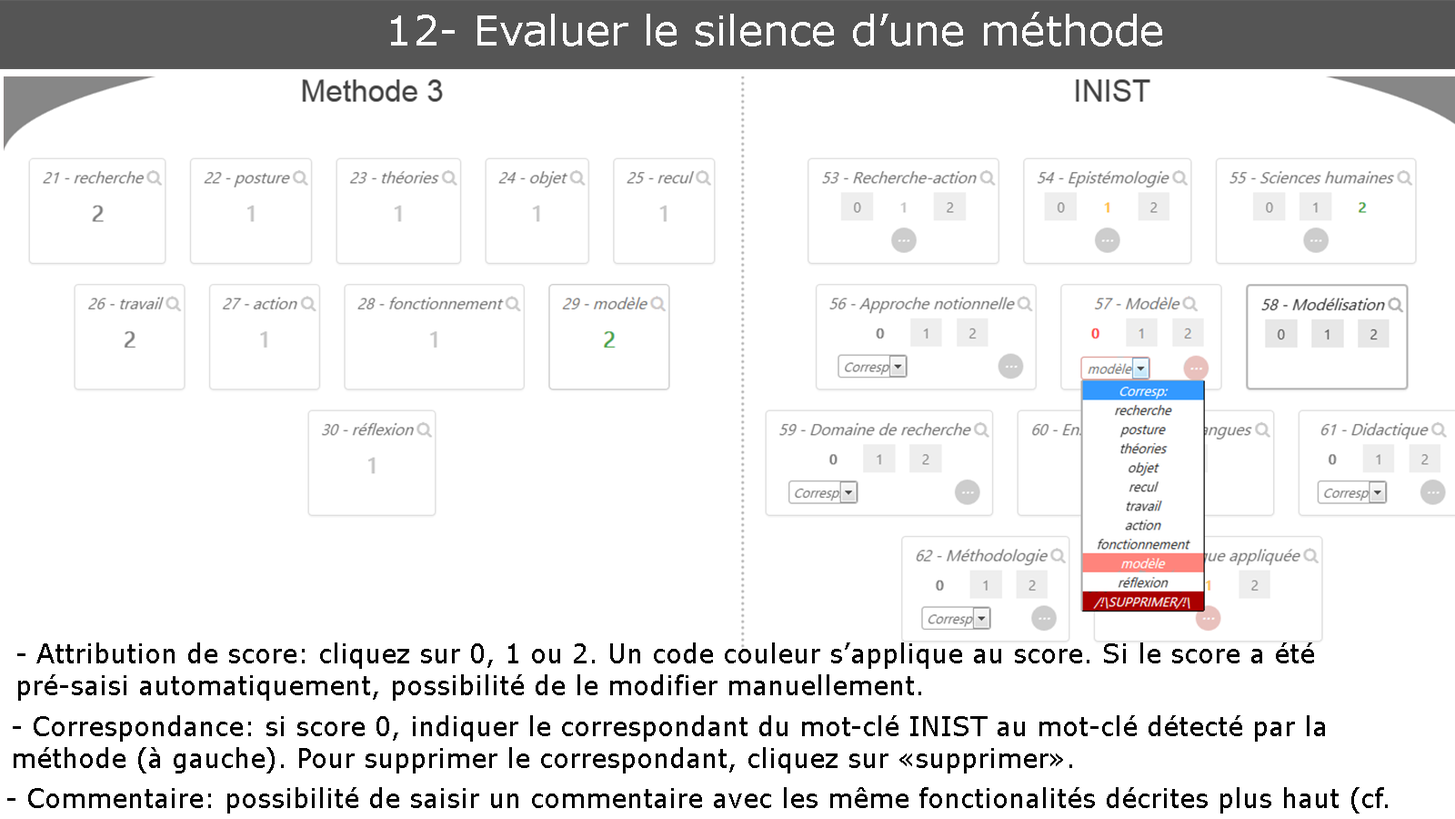
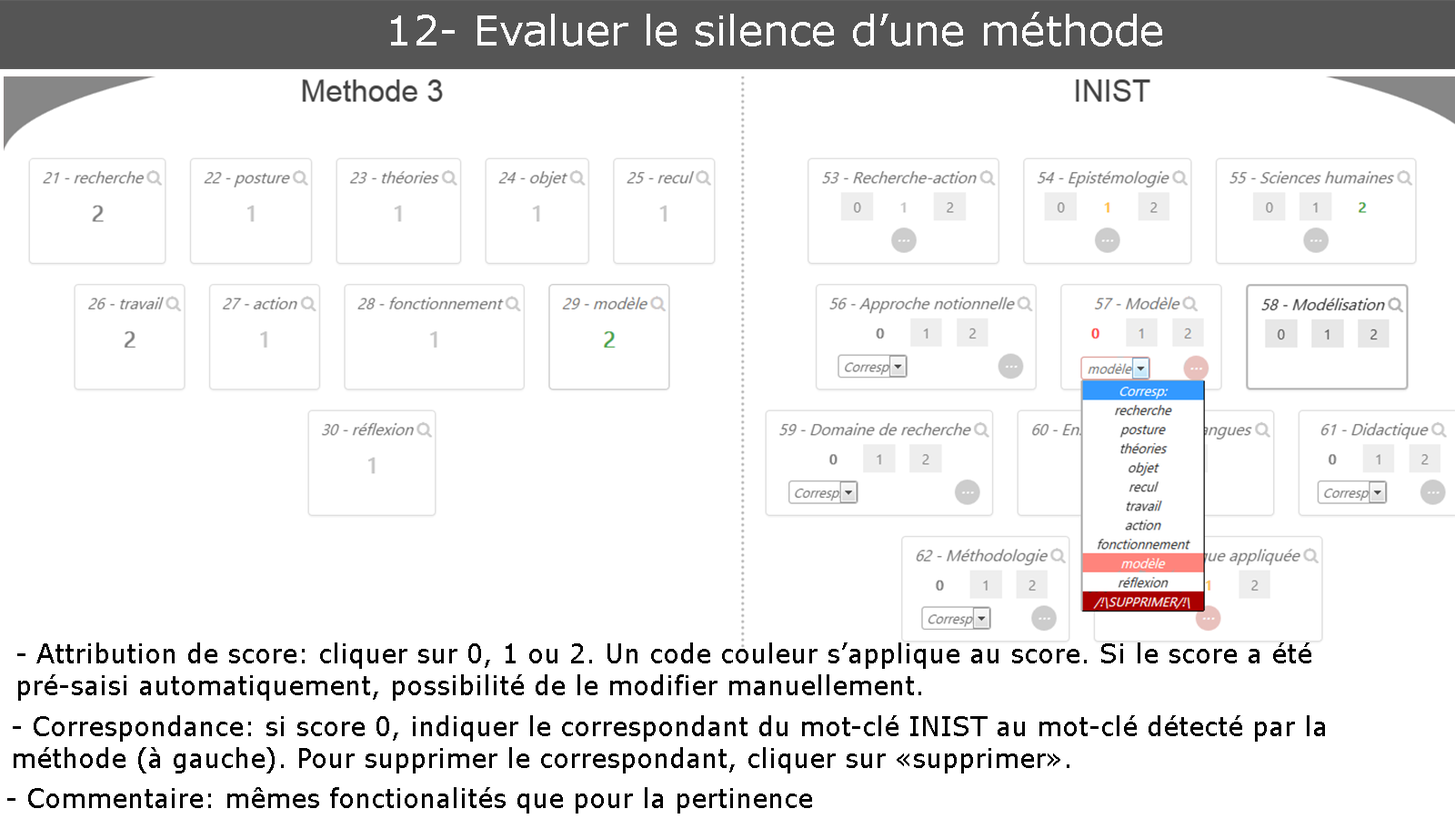
Layered file, before and after one edit (w=1455, h=819). Changes by layer:
renamed "- Commentaire: possibilité de saisir un commentaire avec les mê" to "- Commentaire: mêmes fonctionalités que pour la pertinence", painted on it over bbox(227, 786, 1389, 814)
painted on "- Correspondance: si score 0, indiquer le correspondant du mot-" over bbox(825, 747, 1073, 774)
renamed "- Attribution de score: cliquez sur 0, 1 ou 2. Un code couleur" to "- Attribution de score: cliquer sur 0, 1 ou 2. Un code couleur", painted on it over bbox(397, 642, 1315, 669)
